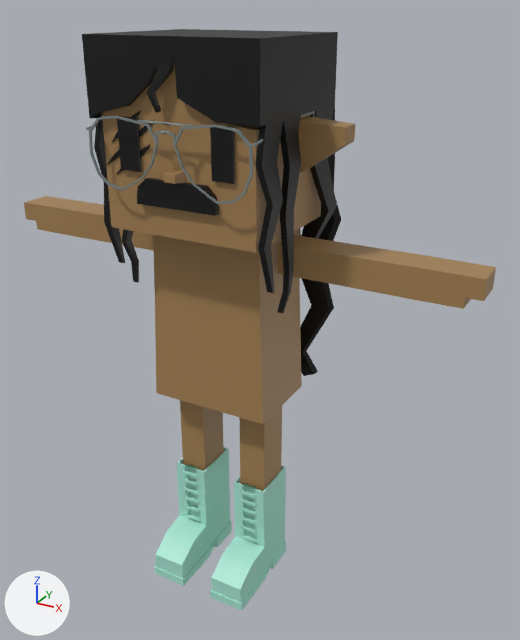
Two versions of the FBX model mustachiorascals/fbx/d839177e-c829-49df-bd4d-0acd8ee88ac1.fbx, one commit apart.
Camera for both pictures: a 50 mm lens placed at (0.0177, -0.0277, 0.0289), pointed at (0.0015, 0.0018, 0.0142). Lighting does not change. The marker at lower left points along +X, +Y and +Z. Where no turn or scale is listed for an object, it has been applied to the vertices.

Names of what the first picture shows: 'e_1', 'ew_aviator_2', 'eye_3', 'f_high_boots', 'h_wavy', 'm_investigator', 'mustachio_arms', 'mustachio_body', 'mustachio_head', 'mustachio_legs'.
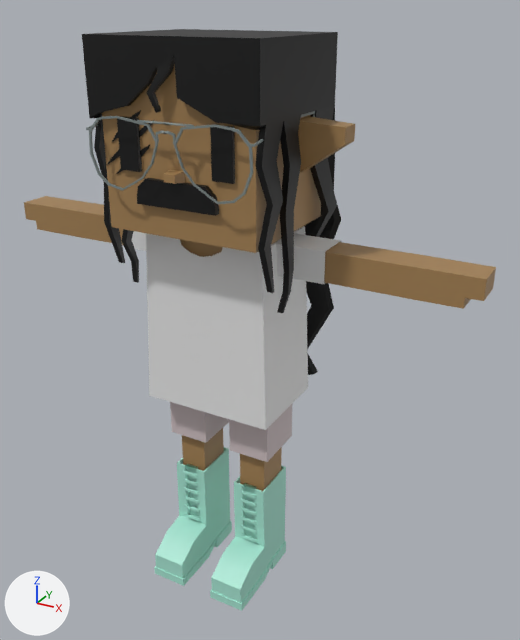
Pixel boxes (x1, y1, x2, y2) of what changed, in the pictures (520 x 640 px):
'c_shirt_1', added
    after: (146, 226, 308, 430)
'c_shorts', added
    after: (170, 402, 292, 462)
'c_shirt_2', added
    after: (132, 231, 341, 284)
'mustachio_body', unchanged, covered by the edit
    before: (153, 229, 302, 424)
    after: (180, 240, 223, 257)

The edits, one by one:
Material 'upper_garment_1' (mat_upper_garment_1) is new.
Its base color is (0.8, 0.8, 0.8) (white #e7e7e7).
Material 'lower_garment' (mat_lower_garment) is new.
Its base color is (0.639, 0.541, 0.553) (light grey #d1c2c4).
Mesh me_mesh_011 is new.
It has 230 vertices, 212 faces and spans x -0.00349..0.00349, y -0.0013..0.00353, z 0.00994..0.01894.
It uses material mat_upper_garment_1 (white #e7e7e7).
Mesh me_mesh_003_1 is new.
It has 32 vertices, 24 faces and spans x -0.003..0.003, y -0.00018..0.00265, z 0.00723..0.01232.
It uses material mat_lower_garment (light grey #d1c2c4).
Mesh me_mesh_012 is new.
It has 24 vertices, 18 faces and spans x -0.00561..0.00561, y 0.00027..0.00209, z 0.01737..0.01893.
It uses material mat_upper_garment_1 (white #e7e7e7).
Object 'c_shirt_1' (ob_c_shirt_1) is new; it shows me_mesh_011.
Its location is (0.0, 0.0, 0.0).
Object 'c_shorts' (ob_c_shorts) is new; it shows me_mesh_003_1.
Its location is (0.0, 0.0, 0.0).
Object 'c_shirt_2' (ob_c_shirt_2) is new; it shows me_mesh_012.
Its location is (0.0, 0.0, 0.0).
